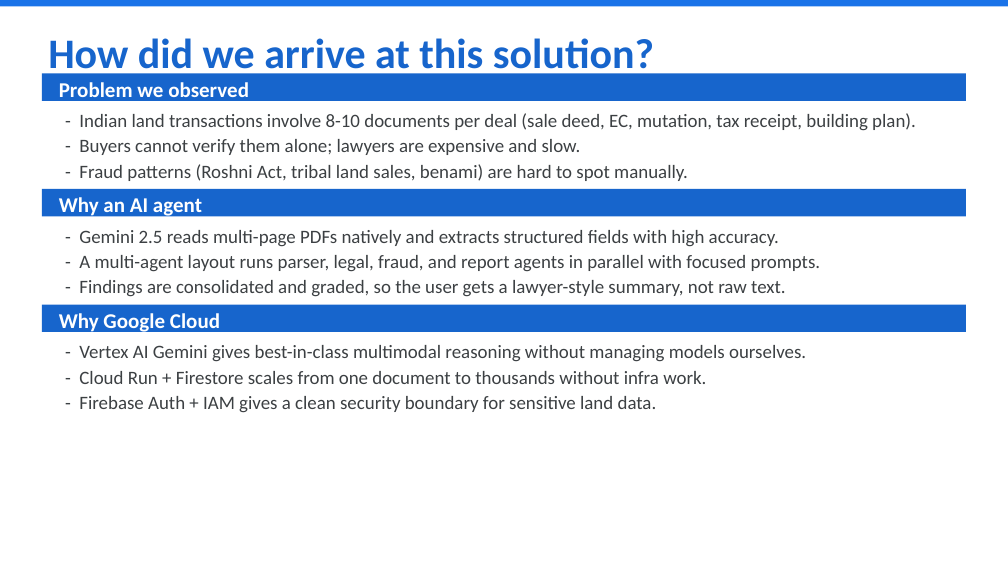
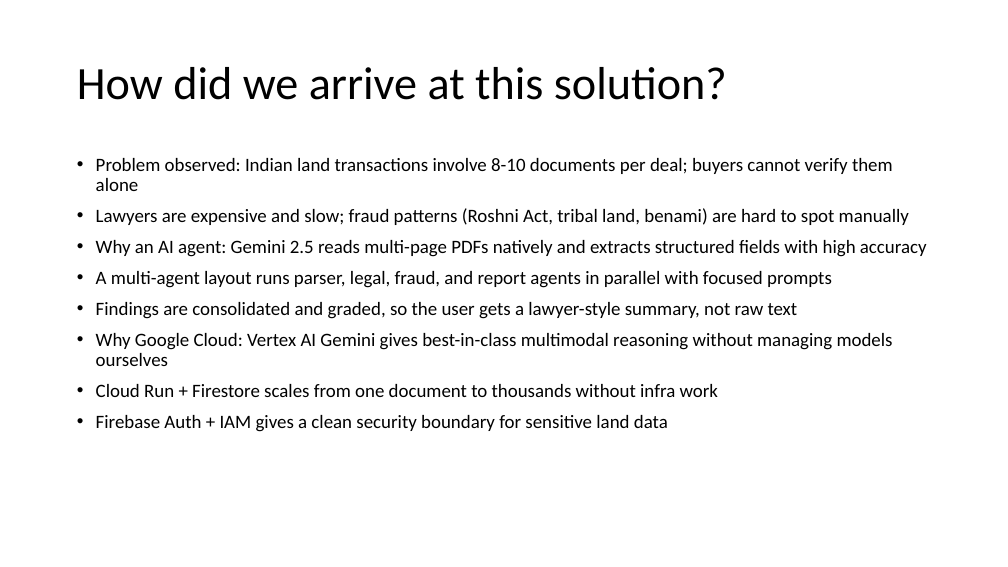
Before and after one commit to abhi88000/land-fraud-detection, a slide deck: slide 11 of docs/deck/Landshield-Deck.pptx. Drawn at 1008x567 pixels with LibreOffice and Linux fonts; fonts in the diff are those of the drawing. Boxes give left, top, right and bottom in pixels: in the first picture for what was removed or moved away, otherwise in the second. Text is boxed around its words. In the diff, an @@ line names an element or a change of style, - is before the commit and + after.

Commit message:
refactor(deck): use Title+Content placeholders so PowerPoint themes apply

```diff
--- a/docs/deck/Landshield-Deck.pptx
+++ b/docs/deck/Landshield-Deck.pptx
@@ rectangle removed at [0, 0, 1008, 6] @@
@@ title "How did we arrive at ...": place and size @@
-title "How did we arrive at ..." at [48, 38, 654, 78]
+title "How did we arrive at ..." at [77, 67, 727, 100]
@@ title "How did we arrive at ..." at [77, 67, 727, 100]: size 40 to 44 pt, text colour #1765CC to #000000, bold off; line spacing 1 to 0.9; vertical alignment top to middle @@
@@ rectangle removed at [42, 73, 966, 101] @@
@@ text removed at [59, 82, 249, 103] @@
-Problem we observed
@@ text removed at [79, 113, 916, 131] @@
-- Indian land transactions involve 8-10 documents per deal (sale deed, EC, mutation, tax receipt, building plan).
@@ text removed at [79, 139, 581, 155] @@
-- Buyers cannot verify them alone; lawyers are expensive and slow.
@@ text removed at [79, 164, 688, 181] @@
-- Fraud patterns (Roshni Act, tribal land sales, benami) are hard to spot manually.
@@ text added at [96, 158, 927, 432], 18 pt, text #000000 @@
+• Problem observed: Indian land transactions involve 8-10 documents per deal; buyers cannot verify them alone
+• Lawyers are expensive and slow; fraud patterns (Roshni Act, tribal land, benami) are hard to spot manually
+• Why an AI agent: Gemini 2.5 reads multi-page PDFs natively and extracts structured fields with high accuracy
+• A multi-agent layout runs parser, legal, fraud, and report agents in parallel with focused prompts
+• Findings are consolidated and graded, so the user gets a lawyer-style summary, not raw text
+• Why Google Cloud: Vertex AI Gemini gives best-in-class multimodal reasoning without managing models ourselves
+• Cloud Run + Firestore scales from one document to thousands without infra work
+• Firebase Auth + IAM gives a clean security boundary for sensitive land data
@@ rectangle removed at [42, 189, 966, 216] @@
@@ text removed at [59, 197, 202, 219] @@
-Why an AI agent
@@ text removed at [79, 230, 779, 246] @@
-- Gemini 2.5 reads multi-page PDFs natively and extracts structured fields with high accuracy.
@@ text removed at [79, 255, 821, 272] @@
-- A multi-agent layout runs parser, legal, fraud, and report agents in parallel with focused prompts.
@@ text removed at [79, 280, 786, 297] @@
-- Findings are consolidated and graded, so the user gets a lawyer-style summary, not raw text.
@@ rectangle removed at [42, 305, 966, 332] @@
@@ text removed at [59, 313, 220, 334] @@
-Why Google Cloud
@@ text removed at [79, 345, 806, 362] @@
-- Vertex AI Gemini gives best-in-class multimodal reasoning without managing models ourselves.
@@ text removed at [79, 371, 706, 384] @@
-- Cloud Run + Firestore scales from one document to thousands without infra work.
@@ text removed at [79, 396, 657, 413] @@
-- Firebase Auth + IAM gives a clean security boundary for sensitive land data.
```
Also in this commit, not shown: 11 other slides changed, 1 other file.
